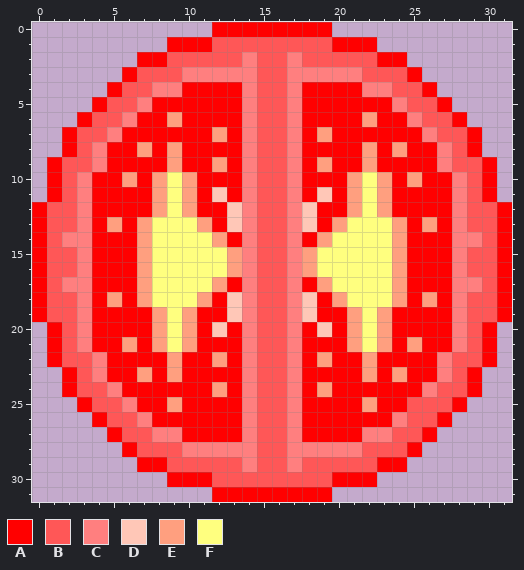
One commit to this pixel-art sprite: Burger Clicker/Assets/Assets/Textures/tomato.png. The first picture shows the starting point.
The file is 256x256 pixels, drawn in blocks of 8x8; one block is one cell here.
Palette (. is transparent): A #ff0000  B #ff5757  C #ff7f7f  D #ffc7b7  E #ff9f7f  F #ffff7f
Now the later version:
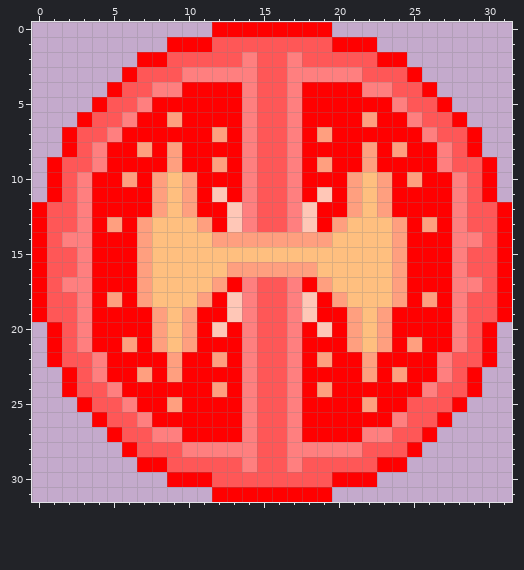
The author wrote: added tomato button no scripting yet
The edit:
colour F: #ffff7f -> #ffbf7f
y 14: x 13..18 ACBBCA -> EEEEEE
y 15: x 13..18 ECBBCE -> FFFFFF
y 16: x 14..17 CBBC -> EEEE
Pixel boxes of the changes (left, top, right, bottom) in both pictures:
changed: (152, 172, 392, 352)
